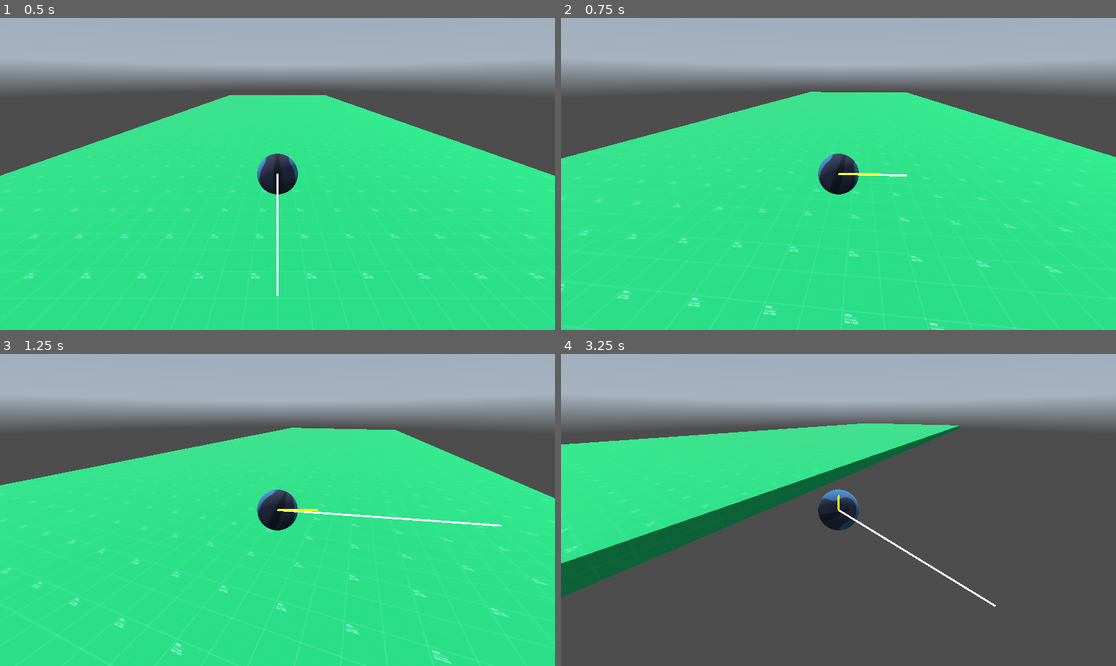
Above: before the commit, frames 1-4 (two rows, left to right).
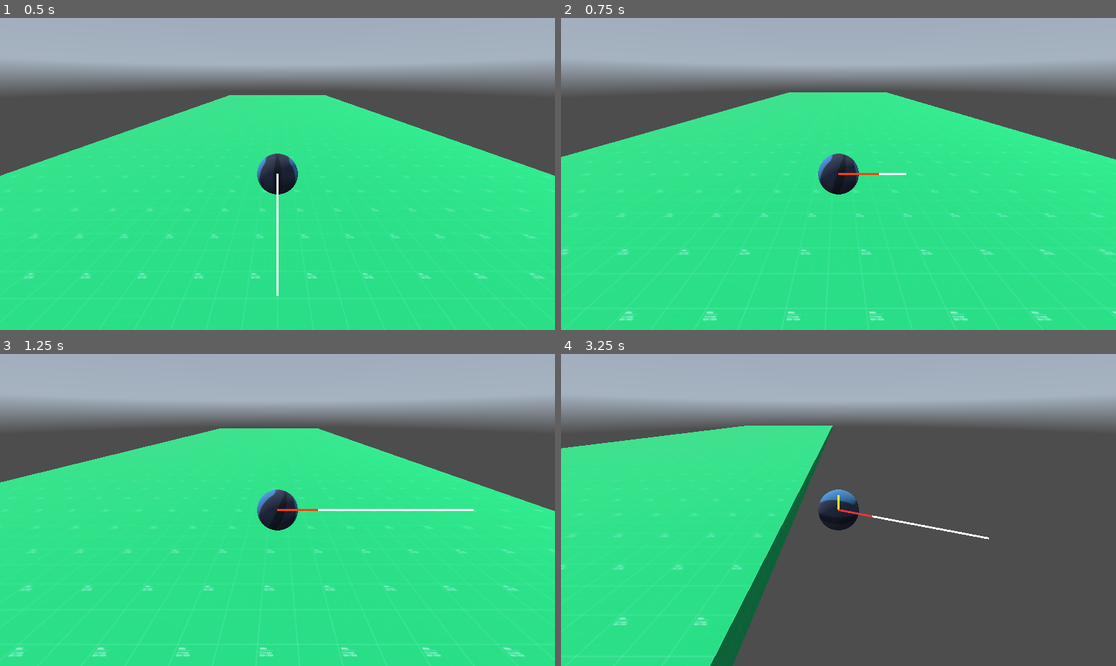
Above: after the commit, the same moments.

Repository: KennethGameDev/godot-4-ball-game
Game: Godot game, scene res://Scenes/Levels/stage_test.tscn
The game is run twice, just before and just after one commit, with the same random seed, the same clock (stepped at 60 frames per second) and the same inputs. The project has no main scene, so this scene is started directly. The engine's default icon, where the game draws it, is replaced by a stand-in: a white triangle on a blue panel in a dark square. A sky picture missing from this copy of the repository is replaced by a grey-blue gradient.
Inputs:
- Up to frame 1 (0.5 s): no input
- Up to frame 2 (0.75 s): hold D (move_right) from 0.53 s (still down)
- Up to frame 3 (1.25 s): keep holding D (move_right)
- Up to frame 4 (3.25 s): release D (move_right) at 1.28 s; hold S (move_backward) 1.28-2.03 s; hold D (move_right) 2.03-2.78 s; hold W (move_forward) from 2.78 s (still down)

Frame 1 is identical in both runs. In frame 2, 2.3% of the frame differs, in the area x 0-100%, y 23-100%; in frame 3, 5.3%; in frame 4, 21%, in the area x 0-79%, y 22-100%.

Commit message:
Update ball.gd

Diff:
--- a/Scripts/Objects/ball.gd
+++ b/Scripts/Objects/ball.gd
@@ -6,7 +6,8 @@
 
 var input_direction: Vector3 = Vector3.ZERO
 var forward_direction: Vector3 = Vector3.ZERO
-var angle_to_forward_dir: float = 0.0
+var forward_dir_angle: float = 0.0
+var prev_velocity: Vector3 = Vector3.ZERO
 @export var camera_speed: float = 0.5
 @onready var camera_anchor: Marker3D = $CameraAnchor
 @onready var base_rotator: Node3D = $H_Rotation
@@ -21,6 +22,7 @@
 	camera_follow(delta)
 	DebugOverlay.draw.add_vector(self, "linear_velocity", 1, 4, Color(1, 1, 1, 0.75))
 	DebugOverlay.draw.add_vector(self, "forward_direction", 1, 4, Color(1, 1, 0, 0.75))
+	DebugOverlay.draw.add_vector(self, "prev_velocity", 1, 4, Color(1, 0, 0, 0.75))
 
 
 func handle_directional_input():
@@ -32,7 +34,7 @@
 	var input: Vector2 = Input.get_vector("move_left", "move_right", "move_forward", "move_backward")
 	input_direction = Vector3(input.x, 0.0, input.y).normalized()
 	if input_direction != Vector3.ZERO:
-		forward_direction = input_direction.rotated(Vector3.UP, get_camera_yaw_angle_rad())
+		forward_direction = input_direction.rotated(Vector3.UP, get_camera_rotation().y)
 		return true
 	else: return false
 
@@ -40,16 +42,20 @@
 func move_ball():
 	if input_direction != Vector3.ZERO:
 		linear_velocity += Vector3(forward_direction.x, 0.0, forward_direction.z) * speed
-		angle_to_forward_dir = linear_velocity.signed_angle_to(forward_direction, Vector3.UP)
+		prev_velocity = linear_velocity.normalized()
+		#print(angle_to_forward_dir)
 
 
-func get_camera_yaw_angle_rad() -> float:
-	return base_rotator.global_transform.basis.get_euler().y
+func get_camera_rotation() -> Vector3:
+	return base_rotator.global_transform.basis.get_euler()
 
 
 func camera_follow(delta: float):
 	base_rotator.global_position = camera_anchor.get_global_transform_interpolated().orthonormalized().origin
 
-	var theta: float = wrapf(atan2(angle_to_forward_dir, get_camera_yaw_angle_rad()), -PI, PI)
-	prints(angle_to_forward_dir, theta)
-	base_rotator.rotation.y += clamp(camera_speed * delta, 0, abs(theta)) * sign(theta)
+	forward_dir_angle = prev_velocity.signed_angle_to(forward_direction, Vector3.UP)
+	#var camera_angle_dif = angle_difference(forward_dir_angle, )
+	var theta: float = atan2(get_camera_rotation().y, forward_dir_angle)
+	prints(forward_dir_angle, get_camera_rotation(), theta)
+	#if forward_dir_angle > 0.5 or forward_dir_angle < -0.5:
+		#base_rotator.rotation.y += clamp(camera_speed * delta, 0, abs(theta)) * sign(theta)
